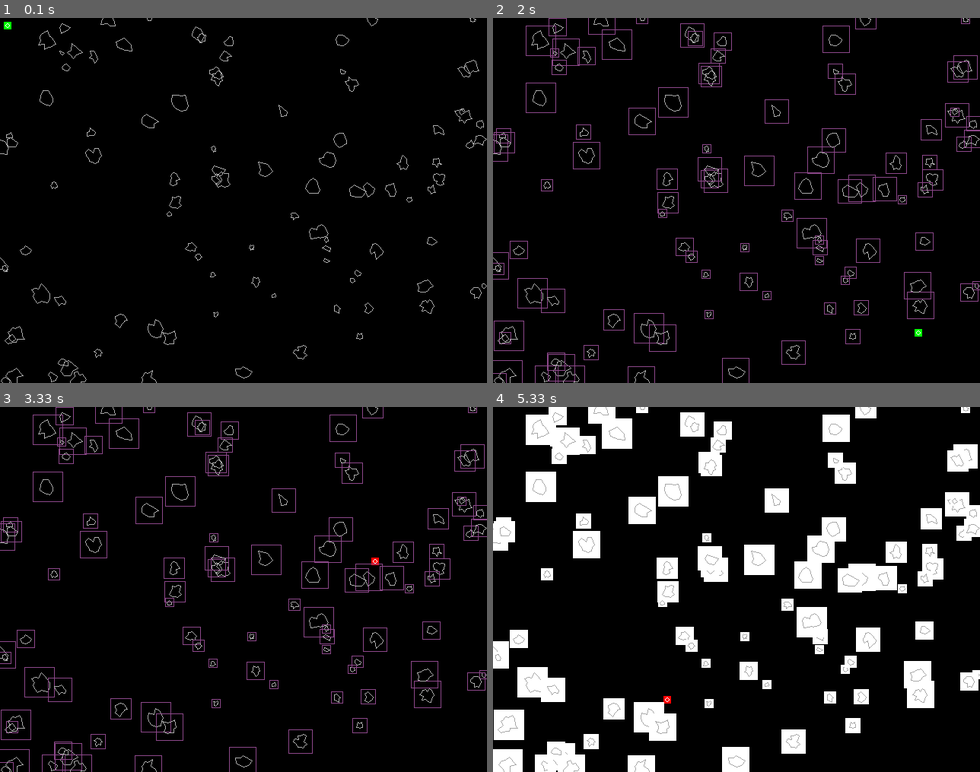
Above: before the commit, frames 1-4 (two rows, left to right).
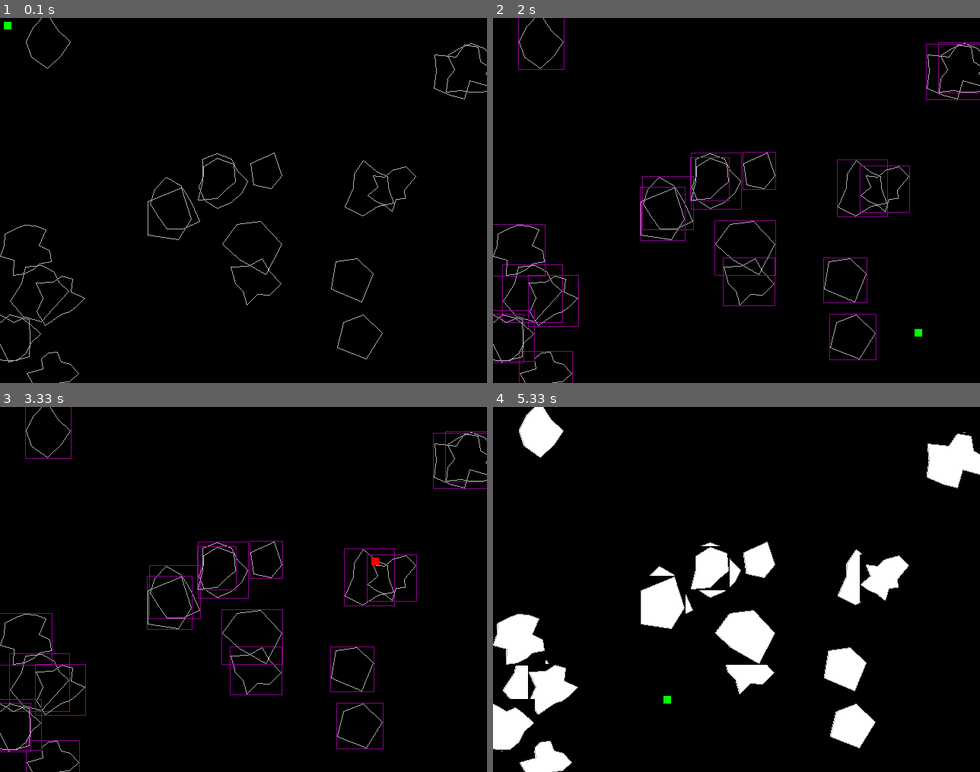
Above: after the commit, the same moments.

Repository: ilvrak/asteroid-blaster
Game: pygame game, started from test_asteroids_oop.py
Two runs of this game, one before a commit and one after it. Both use one fixed random seed, a clock stepped at 60 frames per second and the inputs below.
Inputs (mouse positions are in pixels of both pictures, inside the frame that each line leads up to):
- Up to frame 1 (0.1 s): no input
- Up to frame 2 (2 s): click (892, 189) at 0.38 s; click (736, 222) at 0.72 s; click (585, 145) at 1.05 s; click (916, 328) at 1.38 s; tap R at 1.67 s
- Up to frame 3 (3.33 s): click (219, 684) at 2.05 s; click (228, 527) at 2.38 s; click (175, 512) at 2.72 s; click (370, 556) at 3.05 s
- Up to frame 4 (5.33 s): tap M at 3.33 s; click (838, 523) at 3.72 s; click (595, 520) at 4.05 s; click (755, 574) at 4.38 s; click (595, 567) at 4.72 s; click (663, 695) at 5.05 s

The runs differ from the first frame. In frame 1, 2.4% of the frame differs, in the area x 0-100%, y 0-100%; in frame 2, 6.7%; in frame 3, 6.7%; in frame 4, 23%.

Commit message:
big updates

Diff:
--- a/test_asteroids_oop.py
+++ b/test_asteroids_oop.py
@@ -4,78 +4,57 @@
 import sys
 
 
-class AsteroidBuilder:
-    # create points array
-    def __init__(self):
-        self.linspace = None
-
-    def gen_linspace(self):
-        pass
-
-
 class Asteroid(pg.sprite.Sprite):
-    # position, size
-    def __init__(self, space, center, mu, sigma, radius, num_points):
+    def __init__(self, space, center):
         super().__init__()
         self.space = space
 
         self.center = center
-        self.x = center[0]
-        self.y = center[1]
-        self.mu = mu
-        self.sigma = sigma
-        self.radius = radius
-        self.num_points = num_points
-        self.points = self.generate_polygon()
-        self.rect = pg.Rect(self.x - self.radius, self.y - self.radius, self.radius * 2, self.radius * 2)
-
-        self.image = pg.Surface((self.radius * 2, self.radius * 2), pg.SRCALPHA)
-        self.image.fill('black')
-        pg.draw.polygon(self.image, 'white', self.points)  # проблема здесь, координаты не подходят для этой поверхности
-        self.image.set_colorkey('white')
-        # self.rect = self.image.get_rect()
+        self.points = self.build_polygon()
+        min_x, min_y = map(min, zip(*self.points))
+        max_x, max_y = map(max, zip(*self.points))
+        width = max_x - min_x + 3
+        height = max_y - min_y + 3
+        self.image = pg.Surface((width, height), pg.SRCALPHA)
+        self.rect = self.image.get_rect()
+        self.rect.center = center
+        self.rect.width = width
+        self.rect.height = height
+        pg.draw.polygon(self.image, 'darkgray', [(x - min_x + 1, y - min_y + 1) for x, y in self.points])
         self.mask = pg.mask.from_surface(self.image)
         self.mask_image = self.mask.to_surface()
+        self.image.fill(pg.SRCALPHA)
+        pg.draw.polygon(self.image, 'darkgray', [(x - min_x + 1, y - min_y + 1) for x, y in self.points], 1)
 
-    def generate_polygon(self):
-        def linspace(start, stop, num_steps):
-            values = []
-            delta = (stop - start) / num_steps
-            for i in range(num_steps):
-                values.append(start + i * delta)
-            return values
+    def build_polygon(self):
+        mean = random.randint(30, 30)
+        deviation = mean / 4
+        radius = mean * 2
+        vertices = random.randint(5, 15)
+        angles = [i * 2 * math.pi / vertices for i in range(vertices)]
 
-        points = []
-        for theta in linspace(0, 2 * math.pi - (2 * math.pi / self.num_points), self.num_points):
-            point_radius = min(random.gauss(self.mu, self.sigma), self.radius)
-            x = self.center[0] + point_radius * math.cos(theta)
-            y = self.center[1] + point_radius * math.sin(theta)
-            points.append([x, y])
-        return points
-
-    # def get_rect(self):
-    #     return pg.Rect(self.x - self.radius, self.y - self.radius, self.radius * 2, self.radius * 2)
-
-    # def get_mask(self):
-    #     mask_surface = pg.Surface((self.radius * 2, self.radius * 2), pg.SRCALPHA)
-    #     pg.draw.polygon(mask_surface, (255, 255, 255), self.points)
-    #     mask_surface.fill((255, 255, 255))
-    #     mask_surface.set_colorkey((255, 255, 255))
-    #     return pg.mask.from_surface(mask_surface)
+        polygon = []
+        for angle in angles:
+            rib_radius = min(random.gauss(mean, deviation), radius)
+            x = self.center[0] + rib_radius * math.cos(angle)
+            y = self.center[1] + rib_radius * math.sin(angle)
+            polygon.append( (int(x), int(y)) )
+        print(polygon)
+        return polygon
 
     def update(self):
         pass
+        # self.mask = pg.mask.from_surface(self.image)
+        # self.mask_image = self.mask.to_surface()
 
     def draw(self):
         if self.space.show_collide_rects:
-            pg.draw.rect(self.space.game.screen, 'orchid4', self.rect, 1)
+            pg.draw.rect(self.space.game.screen, 'darkmagenta', self.rect, 1)
         if self.space.show_collide_masks:
             self.space.game.screen.blit(self.mask_image, self.rect)
         if self.space.show_objects:
-            pg.draw.polygon(self.space.game.screen, 'darkgray', self.points, 1)
-
-    def kill(self):
-        pass
+            # pg.draw.polygon(self.space.game.screen, 'darkgray', self.points, 1)
+            self.space.game.screen.blit(self.image, self.rect)
 
 
 class Mouse(pg.sprite.Sprite):
@@ -87,23 +66,30 @@
         self.rect = self.image.get_rect()
         self.color = 'red'
         self.mask = pg.mask.from_surface(self.image)
-        self.mask_image = self.mask.to_surface()
+
+    def check_collision(self):
+        if pg.sprite.spritecollide(self, self.space.asteroids, False):
+            self.color = 'blue'
+            if pg.sprite.spritecollide(self, self.space.asteroids, False, pg.sprite.collide_mask):
+                self.color = 'red'
+        else:
+            self.color = 'green'
 
     def update(self):
         self.position = pg.mouse.get_pos()
         self.rect.topleft = self.position
+        self.check_collision()
         self.mask = pg.mask.from_surface(self.image)
         self.mask_image = self.mask.to_surface()
 
     def draw(self):
         if self.space.show_collide_rects:
-            pg.draw.rect(self.space.game.screen, 'magenta', self.rect, 1)
+            pg.draw.rect(self.space.game.screen, 'darkmagenta', self.rect, 1)
         if self.space.show_collide_masks:
-            self.space.game.screen.blit(self.mask_image, self.position)
+            self.space.game.screen.blit(self.mask_image, self.rect)
         if self.space.show_objects:
             self.space.game.screen.blit(self.image, self.position)
             self.image.fill(self.color)
-            pg.draw.circle(self.image, 'white', (5, 5), 3, 1)
 
 
 class Space:
@@ -115,34 +101,25 @@
         self.show_collide_masks = False
         self.show_objects = True
 
-    def generate_asteroids(self, asteroids_number=100, asteroids_sizes=(3, 10), asteroid_vertices=(5, 15)):
-        asteroids = []
+    def generate_asteroids(self, asteroids_number=20):
+        asteroids = pg.sprite.Group()
         for _ in range(asteroids_number):
             x = random.randint(0, self.game.screen_res[0])
             y = random.randint(0, self.game.screen_res[1])
-            size = random.randint(*asteroids_sizes)
-            vertices = random.randint(*asteroid_vertices)
-            asteroid = Asteroid(self, (x, y), size, size / 4, size * 2, vertices)
-            asteroids.append(asteroid)
+            asteroids.add(Asteroid(self, (x, y)))
         return asteroids
 
-    def check_collision(self):
-        collision_index = self.mouse.rect.collidelist([asteroid.rect for asteroid in self.asteroids])
-        if collision_index == -1:
-            self.mouse.color = 'green'
-        else:
-            self.mouse.color = 'red'
-
     def update(self):
-        self.check_collision()
+        self.asteroids.update()
+        # for asteroid in self.asteroids:
+        #     asteroid.update()
         self.mouse.update()
-        for asteroid in self.asteroids:
-            asteroid.update()
 
     def draw(self):
-        self.mouse.draw()
+        # self.asteroids.draw()
         for asteroid in self.asteroids:
             asteroid.draw()
+        self.mouse.draw()
 
 
 class Level:
